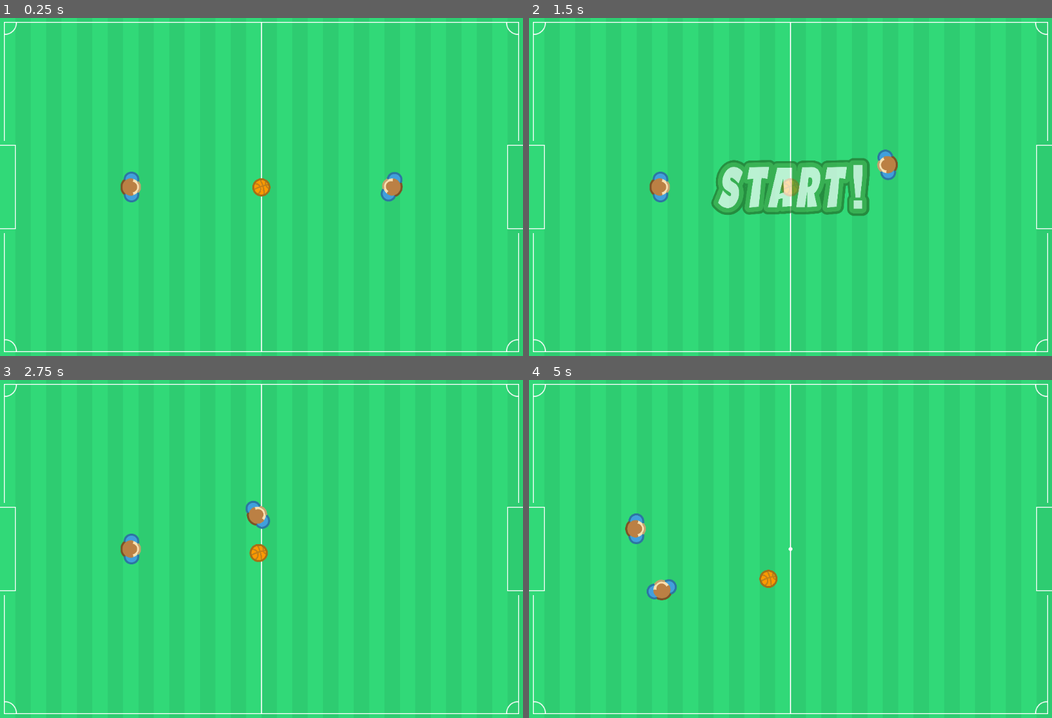
Above: before the commit, frames 1-4 (two rows, left to right).
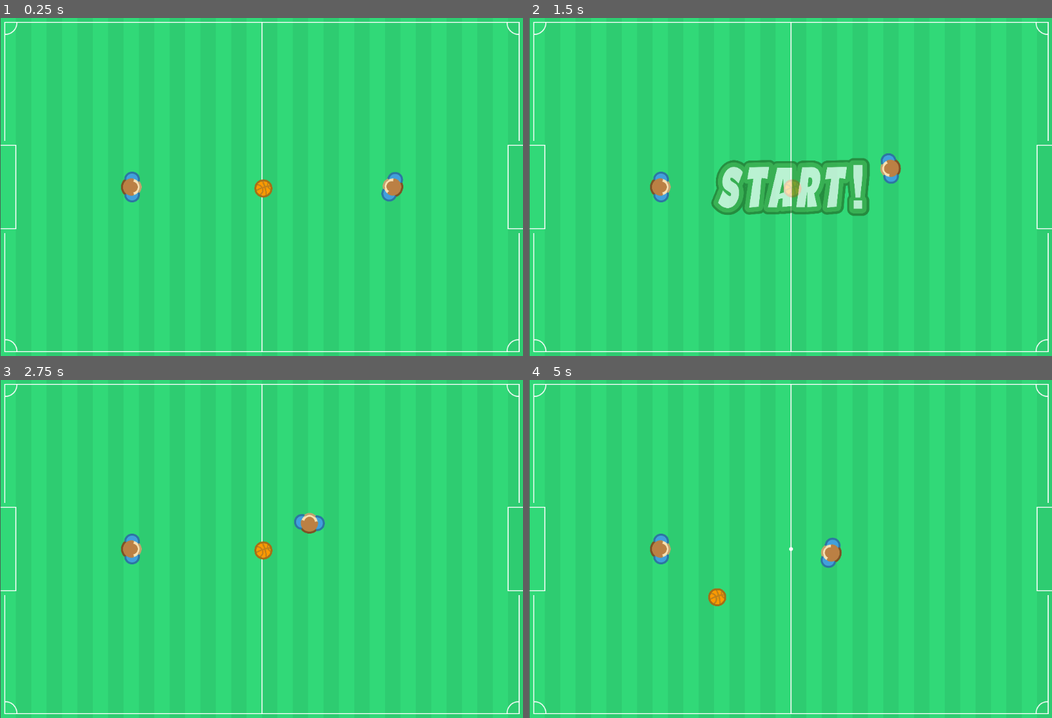
Above: after the commit, the same moments.

Repository: TheVulcoreTeam/SoccerFight
Game: Godot game, scene res://Game/Game.tscn
The game is run twice, just before and just after one commit, with the same random seed, the same clock (stepped at 60 frames per second) and the same inputs. This scene is started directly instead of the project's main scene.
Inputs (mouse positions are in pixels of both pictures, inside the frame that each line leads up to):
- Up to frame 1 (0.25 s): no input
- Up to frame 2 (1.5 s): move the mouse to (905, 170) at 0.52 s; press the mouse at (905, 170) at 0.53 s; move the mouse to (685, 203) at 1.27 s; release the mouse at (685, 203) at 1.28 s; click (685, 203) at 1.35 s
- Up to frame 3 (2.75 s): move the mouse to (313, 474) at 2.02 s; press the mouse at (313, 474) at 2.03 s
- Up to frame 4 (5 s): move the mouse to (764, 616) at 2.77 s; release the mouse at (764, 616) at 2.78 s; click (764, 616) at 2.85 s; move the mouse to (947, 599) at 3.52 s; press the mouse at (947, 599) at 3.53 s; move the mouse to (633, 498) at 4.27 s; release the mouse at (633, 498) at 4.28 s; click (633, 498) at 4.35 s

The runs differ from the first frame. In frame 1, 1.4% of the frame differs, in the area x 0-100%, y 0-100%; in frame 2, 1.5%; in frame 3, 1.9%; in frame 4, 2.6%.

Commit message:
Sincronization Player after Mati abandoned the team in the Jam

Diff:
--- a/Autoloads/ClientWS.gd
+++ b/Autoloads/ClientWS.gd
@@ -92,8 +92,7 @@
 		return
 
 	if dict["eventName"] == "his_impulse":
-		Events.emit_signal("second_player_impulse", dict["data"]["impulse"])
-#		print_debug(dict)
+		Events.emit_signal("second_player_impulse", dict["data"])
 
 	if dict["eventName"] == "start":
 		Main.side = dict["data"]["user"]["position"]
@@ -101,7 +100,7 @@
 
 func sendDic(dic):
 	var tjson = JSON.print(dic)
-	print_debug(tjson)
+#	print_debug(tjson)
 	_client.get_peer(1).put_packet(tjson.to_utf8())
 
 
--- a/Autoloads/Events.gd
+++ b/Autoloads/Events.gd
@@ -35,22 +35,30 @@
 
 	effect.play("GOAL")
 
-func _on_player_impulse_event(impulse):
+"""SENDER"""
+func _on_player_impulse_event(data):
 
 	var dic = {
 		"eventName" : "my_impulse",
 		"data" : {
-			"impulse" : [impulse.x, impulse.y],
+			"impulse" : [data[0].x, data[0].y],
+			"position" : [data[1].x, data[1].y],
+			"mouse" : [data[2].x, data[2].y],
+			"ball" : {
+				"velocity" : [data[3]["velocity"].x, data[3]["velocity"].y],
+				"position" : [data[3]["position"].x, data[3]["position"].y],
+			},
 		}
 	}
-
 	if ClientManager.is_client_connected():
 		ClientManager.get_current_client().sendDic(dic)
 
-
-	pass
-
-func _on_second_player_impulse_event(impulse):
-	Main.player2.impulse.x = int(impulse[0])
-	Main.player2.impulse.y = int(impulse[1])
-	print_debug("hola")
+"""RECEIVER"""
+func _on_second_player_impulse_event(data):
+	Main.player2.remote_data = data
+#	Main.Player2.remote_impulse.x = int(data["impulse"][0])
+#	Main.player2.remote_impulse.y = int(data["impulse"][1])
+#	Main.player2.remote_player_position.x = int(data["position"][0])
+#	Main.player2.remote_player_position.y = int(data["position"][1])
+#	Main.player2.mouse_position.x = int(data["mouse"][0])
+#	Main.player2.mouse_position.y = int(data["mouse"][1])
--- a/Autoloads/Main.gd
+++ b/Autoloads/Main.gd
@@ -5,3 +5,4 @@
 
 var player1
 var player2
+var ball
--- a/Game/Actors/Ball/Ball.gd
+++ b/Game/Actors/Ball/Ball.gd
@@ -1,6 +1,11 @@
 extends RigidBody2D
 
 class_name Ball
+
+var remote_data = null
+var current_position = Vector2.ZERO
+var current_linear_velocity = Vector2.ZERO
+var remote_velocity = Vector2.ZERO
 
 func destroy():
 	$Anim.play("Dead")
@@ -9,3 +14,17 @@
 func _on_Anim_animation_finished(anim_name):
 	Events.emit_signal("respawn_ball")
 	queue_free()
+func _integrate_forces(state):
+	current_position = state.get_transform().origin
+	current_linear_velocity = state.get_linear_velocity()
+	if remote_data != null :
+		var t = Transform2D()
+		t.origin.x = int(remote_data["position"][0])
+		t.origin.y = int(remote_data["position"][1])
+		state.set_transform(t)
+
+		remote_velocity.x = int(remote_data["velocity"][0])
+		remote_velocity.y = int(remote_data["velocity"][1])
+		state.set_linear_velocity(remote_velocity)
+
+		remote_data = null
--- a/Game/Actors/Player/Player.gd
+++ b/Game/Actors/Player/Player.gd
@@ -4,31 +4,76 @@
 const MAX_IMPULSE = 70
 
 var impulse = Vector2.ZERO
+var mouse_position = Vector2.ZERO
+var current_position = Vector2.ZERO
+var remote_impulse = Vector2.ZERO
+var remote_mouse_position = Vector2.ZERO
 
+var remote_data = null
 var remote_user = false
+
+var triger = false
 
 func _physics_process(delta):
 	if !remote_user:
 		$Sprite.look_at(get_global_mouse_position())
 
+"""LOOP"""
+func _integrate_forces(state):
+	if remote_data != null && remote_user:
+#		print(remote_data)
+		process_remote_data(state) #1
+		remote_data = null #2
 
-func _integrate_forces(state):
-	if !impulse.is_equal_approx(Vector2.ZERO):
-		impulse.x = clamp(impulse.x, -MAX_IMPULSE, MAX_IMPULSE)
-		impulse.y = clamp(impulse.y, -MAX_IMPULSE, MAX_IMPULSE)
+	if triger:
+		current_position = state.get_transform().origin
 
+		var ball_data = {
+			"velocity": Main.ball.current_linear_velocity,
+			"position": Main.ball.current_position,
+		}
+
+		Events.emit_signal("player_impulse", [
+			impulse,
+			current_position,
+			mouse_position,
+			ball_data
+		])
+
+		state.set_linear_velocity(Vector2.ZERO)
 		state.apply_central_impulse(impulse)
-		impulse = Vector2.ZERO
+#		print(state.get_linear_velocity())
+
+		triger = false
 
 
-func mouse_impulse():
-	if !remote_user:
-		impulse = get_local_mouse_position()
-		Events.emit_signal("player_impulse", impulse)
+
+
+func process_remote_data(state):
+	var t = Transform2D()
+	t.origin.x = int(remote_data["position"][0])
+	t.origin.y = int(remote_data["position"][1])
+	state.set_transform(t)
+
+	remote_impulse.x = int(remote_data["impulse"][0])
+	remote_impulse.y = int(remote_data["impulse"][1])
+	state.set_linear_velocity(Vector2.ZERO)
+	state.apply_central_impulse(remote_impulse)
+
+	remote_mouse_position.x = int(remote_data["mouse"][0])
+	remote_mouse_position.y = int(remote_data["mouse"][1])
+	$Sprite.look_at(remote_mouse_position)
+
+	Main.ball.remote_data = remote_data["ball"]
+
 
 func _input(event):
 	if event.is_action_pressed("impulse"):
-		mouse_impulse()
+		if !remote_user:
+			triger = true
+			mouse_position = get_local_mouse_position()
+			impulse.x = clamp(mouse_position.x, -MAX_IMPULSE, MAX_IMPULSE)
+			impulse.y = clamp(mouse_position.y, -MAX_IMPULSE, MAX_IMPULSE)
 
 
 func set_as_remote():
--- a/Game/Actors/Player/Player.tscn
+++ b/Game/Actors/Player/Player.tscn
@@ -21,14 +21,14 @@
 
 [sub_resource type="SpriteFrames" id=2]
 animations = [ {
+"frames": [ ExtResource( 7 ), ExtResource( 11 ), ExtResource( 10 ), ExtResource( 1 ), ExtResource( 5 ), ExtResource( 9 ) ],
+"loop": true,
+"name": "PlayerBlue",
+"speed": 5.0
+}, {
 "frames": [ ExtResource( 12 ), ExtResource( 4 ), ExtResource( 6 ), ExtResource( 3 ), ExtResource( 2 ), ExtResource( 8 ) ],
 "loop": true,
 "name": "PlayerGreen",
-"speed": 5.0
-}, {
-"frames": [ ExtResource( 7 ), ExtResource( 11 ), ExtResource( 10 ), ExtResource( 1 ), ExtResource( 5 ), ExtResource( 9 ) ],
-"loop": true,
-"name": "PlayerBlue",
 "speed": 5.0
 } ]
 
--- a/Game/Game.tscn
+++ b/Game/Game.tscn
@@ -8,5 +8,6 @@
 script = ExtResource( 2 )
 
 [node name="SoccerField" parent="." instance=ExtResource( 3 )]
+position = Vector2( 1.25989, 0 )
 
 [node name="GameUI" parent="." instance=ExtResource( 1 )]
--- a/Game/SoccerField/SoccerField.gd
+++ b/Game/SoccerField/SoccerField.gd
@@ -23,7 +23,7 @@
 
 	Main.player2.position.y = get_viewport().size.y / 2
 	add_child(Main.player2)
-
+	Main.ball =  $Ball
 
 func _on_LeftGoal_body_entered(body):
 	if body is Ball:
@@ -38,9 +38,12 @@
 		SoundManager.play_sound("goal")
 		body.destroy()
 
+func spawn_ball():
+	var ball = ball_rec.instance()
+	ball.global_position = Vector2(1088/2, 704/2)
+	add_child(ball)
+	Main.ball =  ball
+
 
 func _on_respawn_ball():
-	var center = get_viewport().size / 2
-	var ball = ball_rec.instance()
-	ball.global_position = center
-	add_child(ball)
+	spawn_ball()
--- a/Game/SoccerField/SoccerField.tscn
+++ b/Game/SoccerField/SoccerField.tscn
@@ -9,9 +9,6 @@
 
 [sub_resource type="RectangleShape2D" id=2]
 extents = Vector2( 32, 86 )
-
-[sub_resource type="PhysicsMaterial" id=3]
-bounce = 0.5
 
 [node name="SoccerField" type="Node2D"]
 script = ExtResource( 4 )
@@ -42,9 +39,7 @@
 shape = SubResource( 2 )
 
 [node name="Ball" parent="." instance=ExtResource( 3 )]
-position = Vector2( 543.869, 352.738 )
-collision_layer = 2
-physics_material_override = SubResource( 3 )
+position = Vector2( 546.819, 354.91 )
 
 [connection signal="body_entered" from="Goals/Left" to="." method="_on_LeftGoal_body_entered"]
 [connection signal="body_entered" from="Goals/Right" to="." method="_on_RightGoal_body_entered"]
--- a/UI/RegisterUI.gd
+++ b/UI/RegisterUI.gd
@@ -8,7 +8,7 @@
 
 func _ready():
 	$Confirm.get_cancel().connect("pressed", self, "_on_close_modal")
-	var sound = SoundManager.play_sound("hudba_loop", -15)
+	var sound = SoundManager.play_sound("hudba_loop", -20)
 #	yield(get_tree().create_timer(10.0), "timeout")
 #	if sound:
 #		sound.stop()
Not shown: 1 places in Game/SoccerField/SoccerField.tscn that only renumber resources
